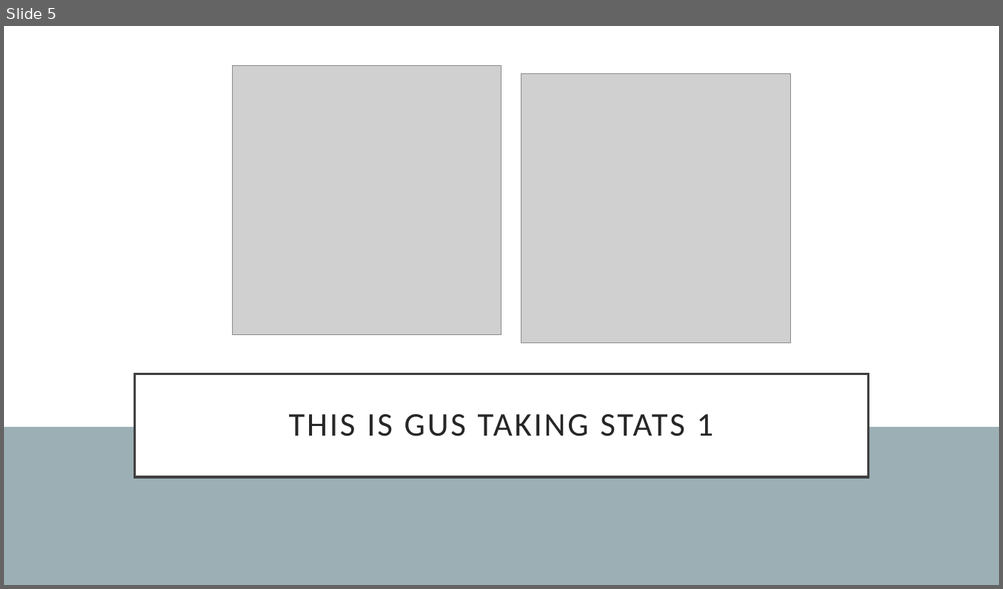
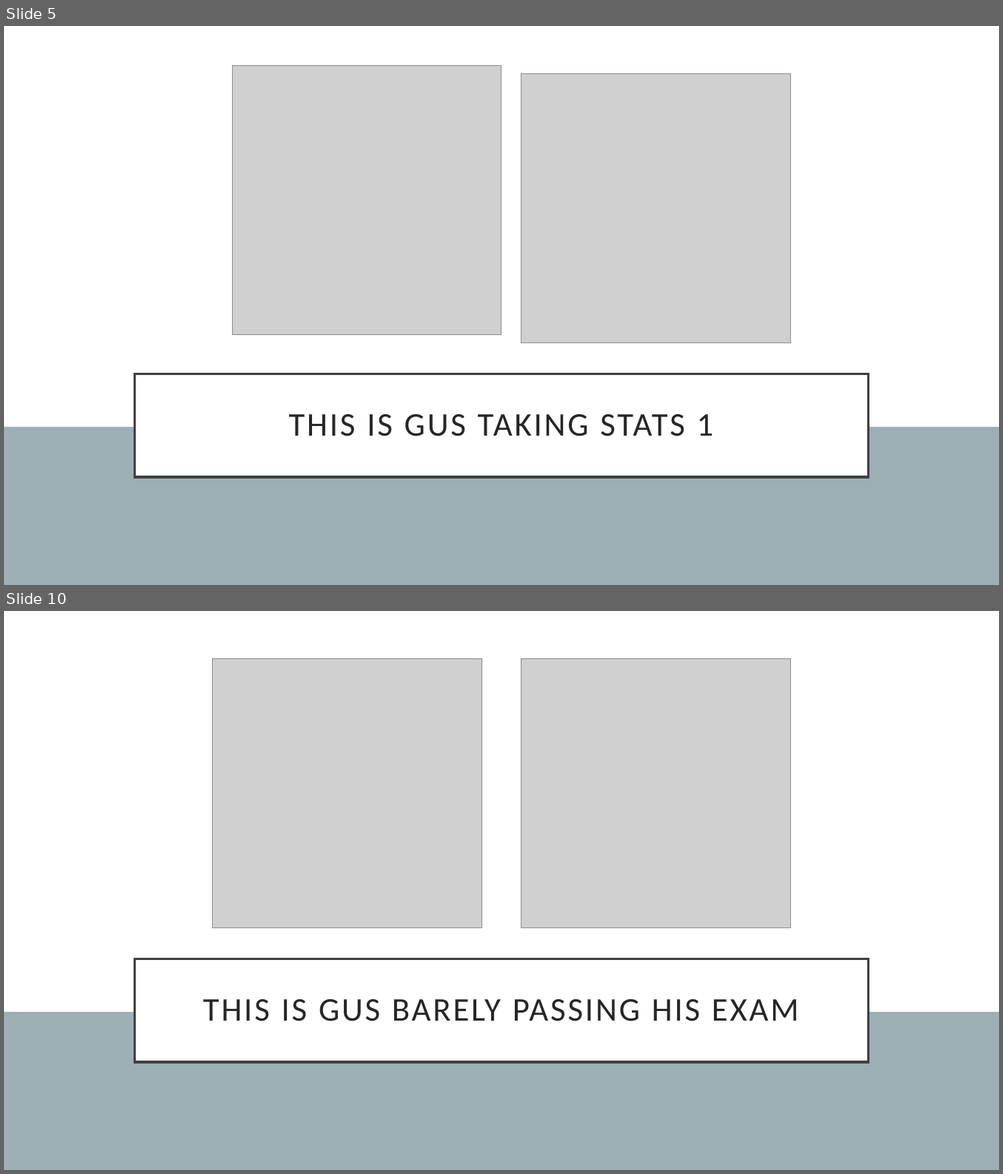
Before and after one commit to guslipkin/Fall2021, a slide deck: ECO 3930 ~ Contemporary Economics/Final Paper/FinalPaper.pptx. Shown one above the other, each under a label of ours: slide 5 before the commit, slides 5 and 10 after it; the slides between them are not shown. The pictures are 1003x589 and 1003x1174 pixels, drawn with LibreOffice and Linux fonts; fonts in the diff are those of the drawing; grey boxes stand for pictures. Boxes give left, top, right and bottom in pixels: in the first picture for what was removed or moved away, otherwise in the second. Text is boxed around its words. In the diff, an @@ line names an element or a change of style, - is before the commit and + after.

```diff
--- a/ECO 3930 ~ Contemporary Economics/Final Paper/FinalPaper.pptx
+++ b/ECO 3930 ~ Contemporary Economics/Final Paper/FinalPaper.pptx
@@ slide 10 added at [4, 611, 999, 1170], background #9BAFB5 @@
@@ rectangle added at [4, 611, 999, 1012], fill #FFFFFF @@
@@ picture added at [212, 659, 481, 928] @@
@@ picture added at [521, 659, 791, 928] @@
@@ title added at [134, 960, 868, 1062], fill #FFFFFF, outline #404040 2.5 pt, 32 pt, text #262626 @@
+THIS IS GUS BARELY PASSING HIS EXAM
```
Also in this commit, not shown: 3 slides changed, 31 other slides added, 1 other file.
